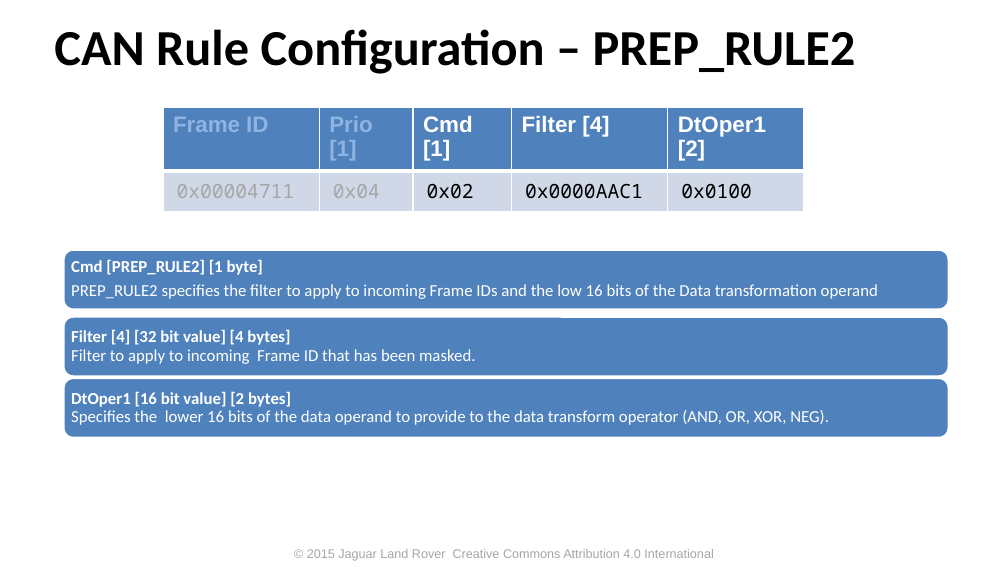
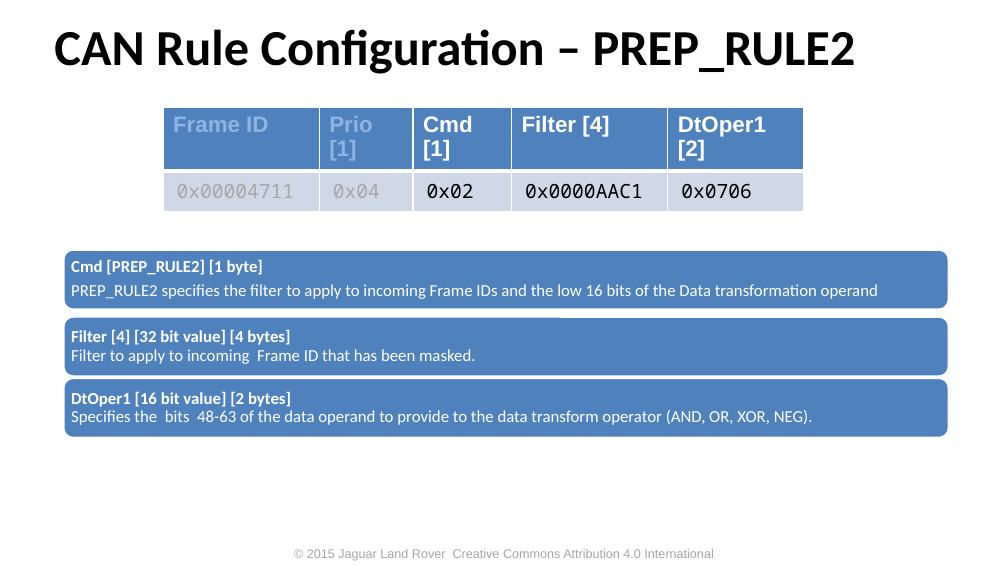
Before and after one commit to PDXostc/canfw, a slide deck: slide 11 of doc/CAN Firewall.pptx. Drawn at 1008x567 pixels with LibreOffice and Linux fonts; fonts in the diff are those of the drawing; background and template pictures are left out. Boxes give left, top, right and bottom in pixels: in the first picture for what was removed or moved away, otherwise in the second. Text is boxed around its words. In the diff, an @@ line names an element or a change of style, - is before the commit and + after.

Commit message:
Little endian of all bitfields. Fixed HMAC length
All multi-frame bitfields are now little endian to facilitate easy roll
out in memory.
Removed unused1 and expanded HMAC to 256 bits (was 240 bits)

```diff
--- a/doc/CAN Firewall.pptx
+++ b/doc/CAN Firewall.pptx
@@ table at (163,107,804,203) @@
-row 2, column 5: 0x0100
+row 2, column 5: 0x0706
@@ text at (71,391,813,425): text changed @@
-DtOper1 [16 bit value] [2 bytes]
-Specifies the lower 16 bits of the data operand to provide to the data transform operator (AND, OR, XOR, NEG).
+DtOper1 [16 bit value] [2 bytes]
+Specifies the bits 48-63 of the data operand to provide to the data transform operator (AND, OR, XOR, NEG).
```
Also in this commit, not shown: 10 other slides changed, 1 other file.
